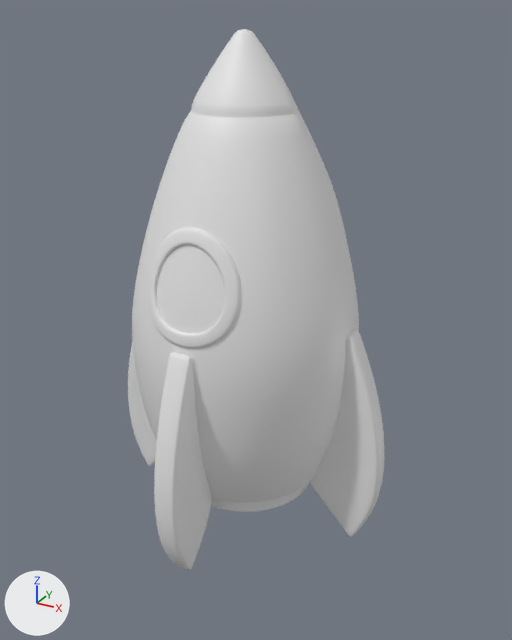
The Blender file Blender 4.0 modelado de cero a 100 Masterclass 1/models/Nave/nave.blend as it was, and as the next commit left it.
Camera for both pictures: a camera (50 mm lens) standing at (2.24, -3.93, 4.92) and looking at (-0.01, 0.16, 2.87). Every picture has the same lights, and +X, +Y and +Z are marked at lower left.

Objects in the first picture: 'Main body', 'Window', 'wings 1', 'wings 2'.
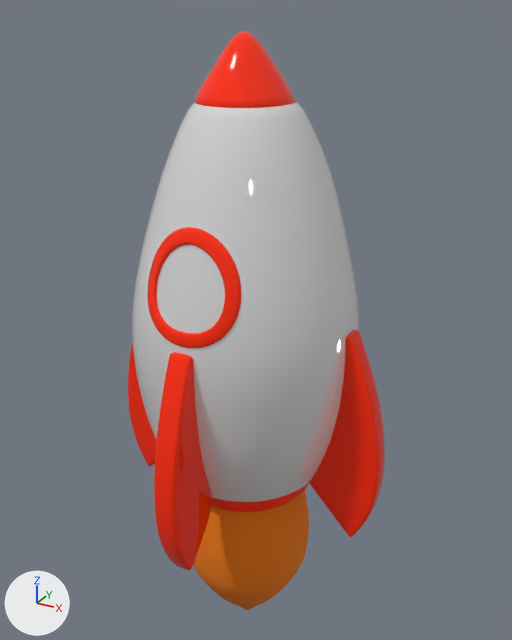
Boxes (x1, y1, x2, y2) around the edits, measured in the pictures (512 x 640 px; the box of a moved part takes in the faces that stretch with it):
'Main body', reshaped
    before: (132, 29, 359, 512)
    after: (132, 30, 359, 512)
'wings 1', recoloured (white to red)
    both: (128, 330, 385, 537)
'Cylinder', added
    after: (193, 490, 309, 610)
'wings 2', recoloured (white to red)
    both: (154, 352, 212, 570)
'Window', recoloured (white to red)
    both: (147, 227, 241, 348)
part 1 of me_cylinder, moved or reshaped
    before: (160, 29, 330, 204)
    after: (158, 30, 335, 207)
part 2 of me_cylinder, recoloured (white to red)
    both: (211, 483, 309, 512)

The change, as a list of edits to the scene's bpy script:
```text
Add mat_rojo:
    mat_rojo = principled_material('Rojo')
    mat_rojo.base_color = (1.0, 0.0215, 0.0)  # red #ff2800
    mat_rojo.roughness = 0.0
Add mat_blanco:
    mat_blanco = principled_material('Blanco')
    mat_blanco.base_color = (0.8, 0.8, 0.8)  # white #e7e7e7
    mat_blanco.metallic = 0.236
    mat_blanco.roughness = 0.0
Add mat_fuego:
    mat_fuego = principled_material('Fuego')
    mat_fuego.base_color = (0.8, 0.185, 0.0)  # orange #e77700
    mat_fuego.roughness = 1.0
Change me_cylinder:
    used by ob_main_body; location = (0.0, 0.0, 3.052)
    remove me_cylinder.from_pydata(...)  # 329 vertices, 329 faces; spans x -0.83..0.83, y -0.83..0.83, z -1.37..1.76
    add me_cylinder.from_pydata(...)  # 337 vertices, 337 faces; spans x -0.83..0.83, y -0.83..0.83, z -1.37..1.78
    me_cylinder part 1
    19 vertices are removed from x -0.39..0.39, y -0.39..0.12, z 1.26..1.76
    48 faces are deleted
    39 vertices move from x -0.32..0.32, y -0.33..0.33, z 1.26..1.75 to x -0.42..0.42, y -0.39..0.49, z 1.12..1.51
    27 vertices are added at x -0.46..0.46, y -0.46..0.25, z 1.13..1.78
    22 new faces join them, mat_blanco (white #e7e7e7)
    34 new faces join them, mat_rojo (red #ff2800)
    me_cylinder part 2: 122 faces spanning x -0.53..0.53, y -0.53..0.53, z -1.37..1.51 switch from no material to mat_rojo (red #ff2800)
    add me_cylinder.materials.append(mat_blanco)  # white #e7e7e7
Change me_cube_001:
    where me_cube_001.from_pydata(...)  # 78 vertices, 76 faces; spans x 0.52..1.07, y -0.08..0.08, z 1.44..3.02
    add me_cube_001.materials.append(mat_rojo)  # red #ff2800
Change me_cube_002:
    where me_cube_002.from_pydata(...)  # 78 vertices, 76 faces; spans x 0.52..1.07, y -0.08..0.08, z 1.44..3.02
    add me_cube_002.materials.append(mat_rojo)  # red #ff2800
Change me_cylinder_003:
    where me_cylinder_003.from_pydata(...)  # 192 vertices, 168 faces; spans x -0.34..0.34, y -0.79..0.79, z 3.04..3.77
    add me_cylinder_003.materials.append(mat_rojo)  # red #ff2800
Add me_cylinder_001:
    me_cylinder_001.from_pydata(...)  # 209 vertices, 208 faces; spans x -0.507..0.507, y -0.507..0.507, z 0.355..1.841
    me_cylinder_001.polygons.foreach_set('use_smooth', [True] * 208)
    me_cylinder_001.materials.append(mat_fuego)  # orange #e77700
Add ob_cylinder:
    ob_cylinder = bpy.data.objects.new('Cylinder', me_cylinder_001)
    ob_cylinder.location = (0.0, 0.0, -0.094)
    _m = ob_cylinder.modifiers.new('Subdivision', 'SUBSURF')
    _m.levels = 3
```
